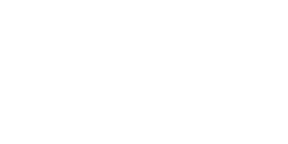
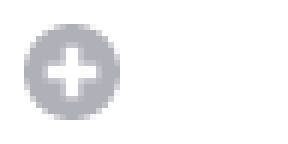
The second 288×144 image is a revision of the first. Changes to its layers:
showed "Camada 2" over [24, 24, 120, 120]
